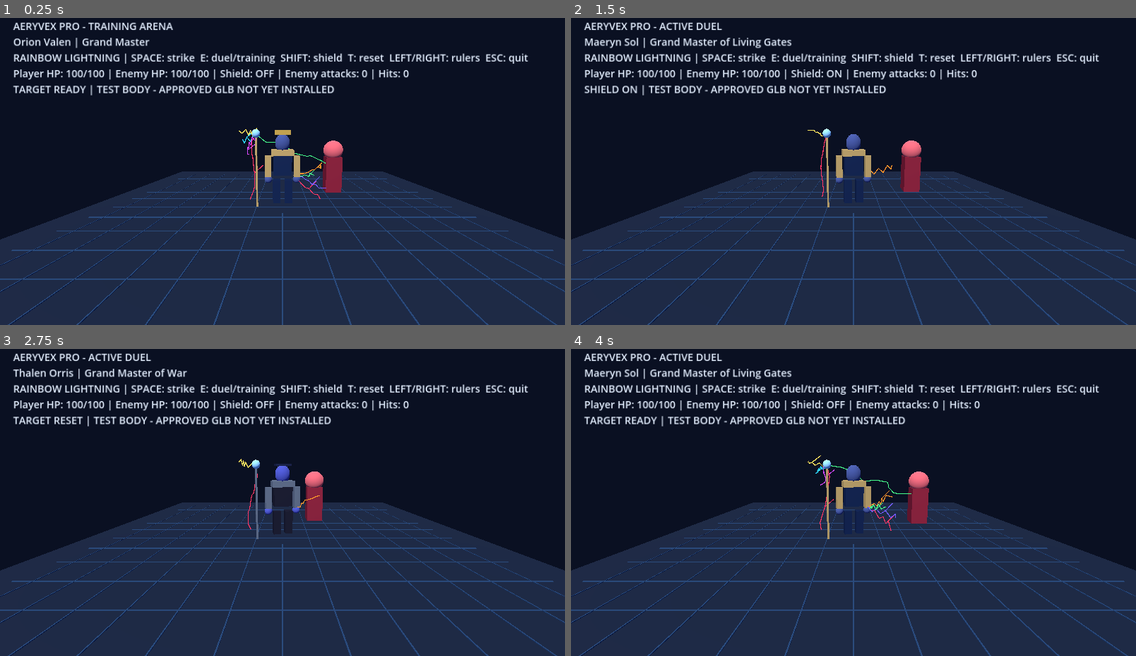
Above: before the commit, frames 1-4 (two rows, left to right).
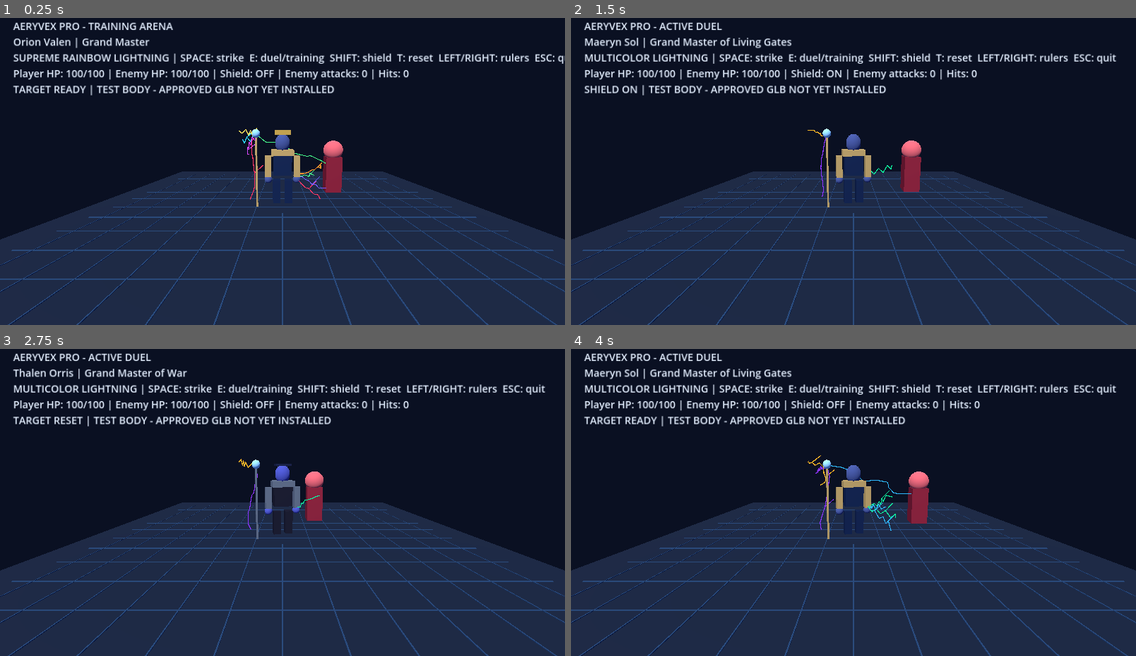
Above: after the commit, the same moments.

Repository: bashamcaleb530-hub/Aeryvex-Pro
Game: Godot game, scene res://CharacterArena.tscn
The game is run twice, just before and just after one commit, with the same random seed, the same clock (stepped at 60 frames per second) and the same inputs. This scene is started directly instead of the project's main scene.
Inputs:
- Up to frame 1 (0.25 s): no input
- Up to frame 2 (1.5 s): tap Enter at 0.5 s; hold Right 0.53-1.28 s; tap E at 0.6 s; tap Space at 0.77 s; hold S from 1.28 s (still down); tap Shift at 1.35 s
- Up to frame 3 (2.75 s): tap Space at 1.52 s; release S at 2.03 s; hold Right from 2.03 s (still down); tap T at 2.1 s
- Up to frame 4 (4 s): release Right at 2.78 s; hold W 2.78-3.53 s; tap R at 2.85 s; tap Space at 3.02, 3.77 s; hold Left from 3.53 s (still down); tap 1 at 3.6 s

The runs differ from the first frame. In frame 1, 1.7% of the frame differs, in the area x 2-100%, y 11-15%; in frame 2, 1.7%; in frame 3, 1.7%; in frame 4, 1.9%, in the area x 2-97%, y 11-60%.

Commit message:
Display multicolor lightning for four Aether Grand Masters; reserve rainbow for Orion

Diff:
--- a/original_game/CharacterArena.gd
+++ b/original_game/CharacterArena.gd
@@ -4,6 +4,7 @@
 const DESIGN_PATH = "res://aeryvex_game_design.json"
 const RULERS = [0, 12, 13, 14, 15, 6, 16, 17, 18, 19]
 const RAINBOW = [Color("#ff3865"), Color("#ff962d"), Color("#ffe65f"), Color("#47ff8b"), Color("#2fd7ff"), Color("#735bff"), Color("#d649ff")]
+const GRAND_MASTER_MULTICOLOR = [Color("#8d36ff"), Color("#13ef9e"), Color("#ffbb28"), Color("#30b9ff")]
 const VOID_RED = [Color("#ff142d"), Color("#ff4545"), Color("#bd071e")]
 var roster: Array = []
 var current := 0
@@ -219,7 +220,7 @@
 
 func _refresh_label() -> void:
     var entry := _character(RULERS[current])
-    var energy := "RAINBOW" if entry.get("faction", "") == "aether" else "RED"
+    var energy := ("SUPREME RAINBOW" if RULERS[current] == 0 else "MULTICOLOR") if entry.get("faction", "") == "aether" else "RED"
     label.text = "AERYVEX PRO - %s\n%s | %s\n%s LIGHTNING | SPACE: strike  E: duel/training  SHIFT: shield  T: reset  L …(363 unchanged characters)…
 
 func _attack_target() -> void:
@@ -265,7 +266,7 @@
     _clear(fx_root)
     var entry := _character(RULERS[current])
     var aether: bool = entry.get("faction", "") == "aether"
-    var colors: Array = RAINBOW if aether else VOID_RED
+    var colors: Array = (RAINBOW if RULERS[current] == 0 else GRAND_MASTER_MULTICOLOR) if aether else VOID_RED
     var burst := attack_timer > 0.0
     var count := 8 if burst else 3
     if burst and target_health > 0.0:
